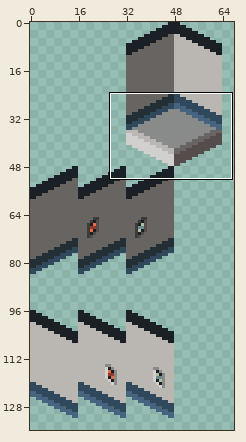
Sprite sheet, stored at assets/graphics/tileset/walls.png. Above: a wide view before the commit, with the close-up outlined.
Close-up. Old version:
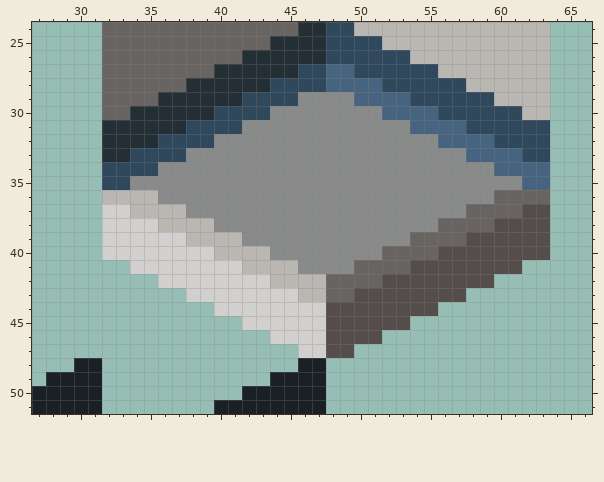
The file is 288x256 pixels. Shown: x 27..66, y 24..51. The wide view leaves out empty margins.
After the commit:
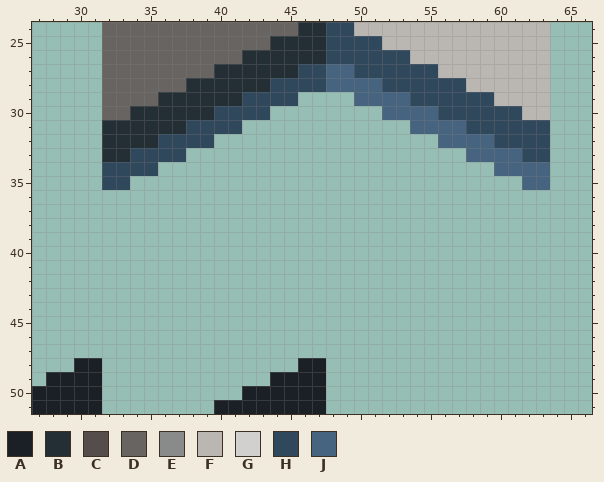
Palette (. is transparent): A #1b2026  B #242e35  C #554d4b  D #686461  E #898a8a  F #bab7b2  G #d1d0ce  H #2f485c  J #466480
Commit message: Started working on Level 2 as a legit puzzle.
What changed:
@@ x 27..66 @@
 28 .....DDDDDDBBBBBBHHHHJJJJHHHHHHFFFFFF...
-29 .....DDDDBBBBBBHHHHEEEEJJJJHHHHHHFFFF...
-30 .....DDBBBBBBHHHHEEEEEEEEJJJJHHHHHHFF...
-31 .....BBBBBBHHHHEEEEEEEEEEEEJJJJHHHHHH...
-32 .....BBBBHHHHEEEEEEEEEEEEEEEEJJJJHHHH...
-33 .....BBHHHHEEEEEEEEEEEEEEEEEEEEJJJJHH...
-34 .....HHHHEEEEEEEEEEEEEEEEEEEEEEEEJJJJ...
-35 .....HHEEEEEEEEEEEEEEEEEEEEEEEEEEEEJJ...
-36 .....FFFFEEEEEEEEEEEEEEEEEEEEEEEEDDDD...
-37 .....GGFFFFEEEEEEEEEEEEEEEEEEEEDDDDCC...
-38 .....GGGGFFFFEEEEEEEEEEEEEEEEDDDDCCCC...
-39 .....GGGGGGFFFFEEEEEEEEEEEEDDDDCCCCCC...
-40 .....GGGGGGGGFFFFEEEEEEEEDDDDCCCCCCCC...
-41 .......GGGGGGGGFFFFEEEEDDDDCCCCCCCC.....
-42 .........GGGGGGGGFFFFDDDDCCCCCCCC.......
-43 ...........GGGGGGGGFFDDCCCCCCCC.........
-44 .............GGGGGGGGCCCCCCCC...........
-45 ...............GGGGGGCCCCCC.............
-46 .................GGGGCCCC...............
-47 ...................GGCC.................
+29 .....DDDDBBBBBBHHHH....JJJJHHHHHHFFFF...
+30 .....DDBBBBBBHHHH........JJJJHHHHHHFF...
+31 .....BBBBBBHHHH............JJJJHHHHHH...
+32 .....BBBBHHHH................JJJJHHHH...
+33 .....BBHHHH....................JJJJHH...
+34 .....HHHH........................JJJJ...
+35 .....HH............................JJ...
+36 ........................................
+37 ........................................
+38 ........................................
+39 ........................................
+40 ........................................
+41 ........................................
+42 ........................................
+43 ........................................
+44 ........................................
+45 ........................................
+46 ........................................
+47 ........................................
 48 ...AA..............AA...................
Pixel boxes of the changes (left, top, right, bottom) in both close-ups:
erased: (102, 92, 550, 358)
